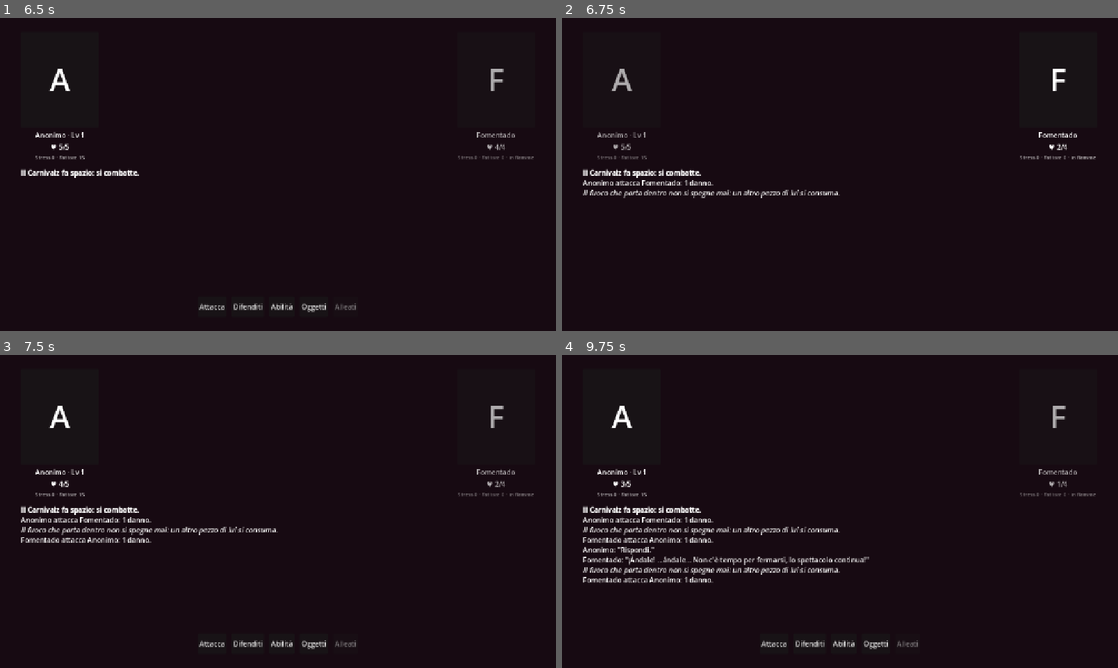
Above: before the commit, frames 1-4 (two rows, left to right).
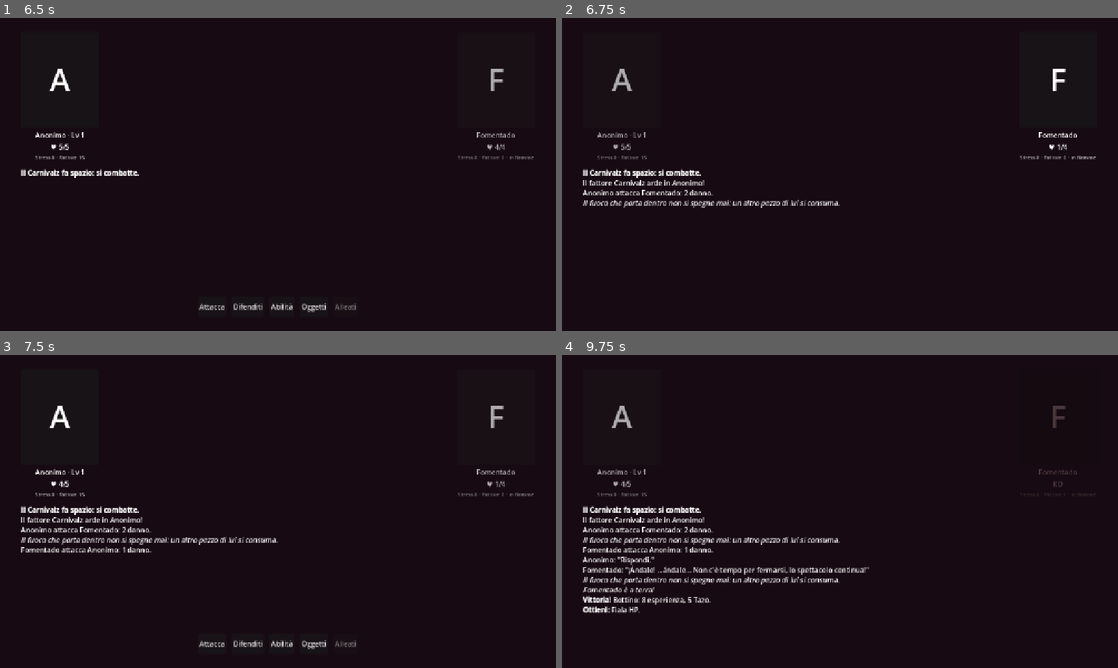
Above: after the commit, the same moments.

Repository: Rio-Chico-Devs/Carnivalz
Game: Godot game, scene res://scenes/Menu.tscn
The game is run twice, just before and just after one commit, with the same random seed, the same clock (stepped at 60 frames per second) and the same inputs.
Inputs (mouse positions are in pixels of both pictures, inside the frame that each line leads up to):
- Up to frame 1 (6.5 s): click "Gioca" at 0.5 s; click "!" at 1.25 s; click "☉ Scendi nel Carnivalz" at 2 s; click "Inizia il Carnivalz" at 2.75 s; click "Taglia per le dune" at 3.5 s; click "Fruga tra i resti" at 4.25 s; click "Spegnile a una a una, e respi…" at 5 s; click "Affrontala" at 5.75 s
- Up to frame 2 (6.75 s): click "Attacca" at 6.5 s
- Up to frame 3 (7.5 s): tap Enter at 7.25 s; move the mouse to (400, 495) at 7.27 s; click (400, 495) at 7.42 s
- Up to frame 4 (9.75 s): click "Abilità" at 8 s; click "Studia" at 8.75 s; tap Space at 9.5 s; move the mouse to (728, 527) at 9.52 s; click (728, 527) at 9.67 s

Frame 1 is identical in both runs. In frame 2, 1.3% of the frame differs, in the area x 3-90%, y 40-61%; in frame 3, 1.6%; in frame 4, 4.7%, in the area x 3-96%, y 16-94%.

Commit message:
Aggiunge critico, Slaughter, provocazione e un motore generico di stati/resistenze
- data/stati.json: nuovi stati generici (veleno, decomposizione, congelamento, sonno, egocentrismo, demotivazione contagiosa, berserk, confusione, rapidita/lentezza, maledizione)
- Ogni personaggio puo' dichiarare "resistenze" per stress/stato/elemento: immune, ipersensibile, o invertito (solo stress/morale)
- Maledizione ridefinita come countdown alla morte (9 turni, si accorcia di 1 a stack) al posto del vecchio contatore persistente su GameState (rimosso: non aveva piu' senso con la nuova meccanica)
- Nuovo sistema di critico basato sullo stress del bersaglio, e Slaughter: KO istantaneo a bassissima probabilita' con overlay a schermo intero (placeholder in attesa degli asset)
- Nuova abilita' Provocazione (classe Fanatico, aggiunta a classes.json) che forza i nemici a colpire chi provoca
- README.md e docs/storia.md aggiornati con i nuovi sistemi, Vega/Sally/Fanatico come design notes, e l'elenco di personalita'/elementi

Co-Authored-By: Claude Sonnet 5 <noreply@anthropic.com>
Claude-Session: https://claude.ai/code/session_01AE7uzpDH1Lo1PHb29aXJxZ

Diff:
--- a/data/classes.json
+++ b/data/classes.json
@@ -49,6 +49,20 @@
 			"fattore_base": 10,
 			"abilita": ["scasso", "trappole"],
 			"ritratto": "res://art/personaggi/guastatore.png"
+		},
+		{
+			"id": "fanatico",
+			"nome": "Fanatico",
+			"hp": 9,
+			"attacco": 1,
+			"difesa": 3,
+			"velocita": 2,
+			"psiche": "concentrazione",
+			"fattore_base": 10,
+			"personalita": "inamovibile",
+			"resistenze": { "stress": "immune", "psico": "ipersensibile" },
+			"abilita": ["provocazione"],
+			"ritratto": "res://art/personaggi/fanatico.png"
 		}
 	]
 }
--- a/data/regole.json
+++ b/data/regole.json
@@ -25,5 +25,14 @@
 	"xp_esponente": 1.5,
 	"livello_massimo": 130,
 	"livello_ostico": 100,
-	"moltiplicatore_ostico": 5
+	"moltiplicatore_ostico": 5,
+	"critico_chance_base": 0.05,
+	"critico_bonus_per_stress": 0.15,
+	"critico_moltiplicatore": 1.5,
+	"critico_riduzione_difesa": 0.5,
+	"slaughter_probabilita_base": 0.01,
+	"maledizione_countdown_iniziale": 9,
+	"maledizione_accelerazione_per_stack": 1,
+	"salta_turno_durata_massima": 3,
+	"forza_azione_durata": 2
 }
--- /dev/null
+++ b/data/stati.json
@@ -0,0 +1,15 @@
+{
+	"stati": {
+		"veleno": { "nome": "Veleno", "categoria": "debuff", "tipo": "dot_crescente", "testo_turno": "Il veleno si diffonde: peggiora ancora." },
+		"decomposizione": { "nome": "Decomposizione", "categoria": "debuff", "tipo": "dot_condizionale", "testo_turno": "La decomposizione avanza, punita da ogni colpo sferrato." },
+		"congelamento": { "nome": "Congelamento", "categoria": "debuff", "tipo": "salta_turno", "testo_applicazione": "si blocca, congelato." },
+		"sonno": { "nome": "Sonno", "categoria": "debuff", "tipo": "salta_turno", "testo_applicazione": "cade addormentato." },
+		"egocentrismo": { "nome": "Egocentrismo", "categoria": "debuff", "tipo": "salta_turno", "testo_applicazione": "è troppo preso da se stesso per agire." },
+		"demotivazione": { "nome": "Demotivazione", "categoria": "debuff", "tipo": "salta_turno", "contagiosa": true, "testo_applicazione": "perde ogni motivazione, e la sensazione si allarga al resto della squadra." },
+		"berserk": { "nome": "Berserk", "categoria": "debuff", "tipo": "forza_attacco", "testo_applicazione": "perde il controllo: può solo attaccare." },
+		"confusione": { "nome": "Confusione", "categoria": "debuff", "tipo": "colpisci_a_caso", "testo_applicazione": "è confuso: potrebbe colpire chiunque." },
+		"rapidita": { "nome": "Rapidità", "categoria": "buff", "tipo": "velocita", "valore": 2 },
+		"lentezza": { "nome": "Lentezza", "categoria": "debuff", "tipo": "velocita", "valore": -2 },
+		"maledizione": { "nome": "Maledizione", "categoria": "debuff", "tipo": "countdown", "testo_applicazione": "viene maledetto." }
+	}
+}
--- a/scripts/Combattimento.gd
+++ b/scripts/Combattimento.gd
@@ -44,6 +44,12 @@
 var conteggio_frenesia := 0
 var turni_afflitto := 0
 var bersaglio_extra_sbloccato := false
+
+# Stati generici (veleno, congelamento, berserk, maledizione...): vedi
+# data/stati.json. Provocazione: un compagno forza i nemici a colpire lui.
+var bersaglio_provocazione: Dictionary = {}
+var turni_provocazione := 0
+var ultima_azione_offensiva := false
 
 func _ready() -> void:
 	for id_classe in GameState.party:
@@ -124,7 +130,6 @@
 		"psiche": String(dati.get("psiche", "")),
 		"fattore": int(dati.get("fattore_base", 0)),
 		"stress": GameState.stress_di(id_personaggio) if giocatore else 0,
-		"maledizione": GameState.maledizione_di(id_personaggio) if giocatore else 0,
 		"xp": int(dati.get("xp", 10)),
 		"tazo": int(dati.get("tazo", 0)),
 		"carta": dati.get("carta", {}),
@@ -134,6 +139,7 @@
 		"peso_attacco_normale": int(dati.get("peso_attacco_normale", 4)),
 		"giocatore": giocatore,
 		"stati": [],
+		"stati_attivi": {},
 		"buffs": [],
 		"volte_studiato": 0,
 		"combustione": combustione,
@@ -172,9 +178,12 @@
 
 func esegui_scontro() -> void:
 	while in_corso:
-		# il cedimento cambia le velocita': l'iniziativa si ricalcola a ogni giro
+		# il cedimento (e ora rapidita'/lentezza) cambiano la velocita':
+		# l'iniziativa si ricalcola a ogni giro
 		combattenti.sort_custom(func(a, b):
-			return a.indice < b.indice if a.velocita == b.velocita else a.velocita > b.velocita)
+			var va := velocita_effettiva(a)
+			var vb := velocita_effettiva(b)
+			return a.indice < b.indice if va == vb else va > vb)
 		for combattente in combattenti.duplicate():
 			if not in_corso:
 				break
@@ -189,6 +198,8 @@
 				await esegui_turno(combattente)
 		if in_corso:
 			aggiorna_speranza(int(GameState.regole.get("speranza_per_giro", 2)))
+			if turni_provocazione > 0:
+				turni_provocazione -= 1
 	await get_tree().create_timer(1.4).timeout
 	_esci()
 
@@ -199,24 +210,46 @@
 		applica_combustione(attaccante)
 		if attaccante.hp <= 0:
 			return  # bruciato prima di poter agire
+	if risolvi_stati_a_inizio_turno(attaccante):
+		return  # il turno salta per uno stato (congelamento, sonno, egocentrismo, demotivazione) o la maledizione lo uccide
+	ultima_azione_offensiva = false
 	if attaccante.giocatore:
 		attaccante_corrente = attaccante
-		mostra_azioni()
-		var azione: Dictionary = await azione_scelta
-		match azione.get("tipo", ""):
-			"attacca":
-				attacca(attaccante, azione.bersaglio)
-			"difendi":
-				difendi(attaccante)
-			"studia":
-				studia(attaccante)
-			"oggetto":
-				usa_oggetto(attaccante, azione.id)
-			"alleato":
-				usa_alleato(azione.id)
+		if ha_stato_attivo(attaccante, "berserk"):
+			scrivi("[i]%s ha perso il controllo: può solo attaccare.[/i]" % attaccante.nome)
+			var nemici := vivi(false)
+			if not nemici.is_empty():
+				attacca(attaccante, nemici[GameState.rng.randi_range(0, nemici.size() - 1)])
+		else:
+			mostra_azioni()
+			var azione: Dictionary = await azione_scelta
+			var bersaglio_scelto: Dictionary = azione.get("bersaglio", {})
+			if azione.get("tipo", "") == "attacca" and ha_stato_attivo(attaccante, "confusione") \
+					and GameState.rng.randf() < 0.5:
+				var chiunque: Array[Dictionary] = []
+				for c in vivi(true) + vivi(false):
+					if c.indice != attaccante.indice:
+						chiunque.append(c)
+				if not chiunque.is_empty():
+					bersaglio_scelto = chiunque[GameState.rng.randi_range(0, chiunque.size() - 1)]
+					scrivi("[i]%s è confuso e colpisce %s per sbaglio![/i]" % [attaccante.nome, bersaglio_scelto.nome])
+			match azione.get("tipo", ""):
+				"attacca":
+					attacca(attaccante, bersaglio_scelto)
+				"difendi":
+					difendi(attaccante)
+				"studia":
+					studia(attaccante)
+				"oggetto":
+					usa_oggetto(attaccante, azione.id)
+				"alleato":
+					usa_alleato(azione.id)
+				"provoca":
+					provoca(attaccante)
 	else:
 		await get_tree().create_timer(0.8).timeout
 		turno_nemico(attaccante)
+	risolvi_dot_condizionale(attaccante, ultima_azione_offensiva)
 	var passo := int(GameState.regole.get("stress_per_fattore", 25))
 	var costo := floori(attaccante.fattore / float(maxi(passo, 1)))
 	if costo > 0:
@@ -257,6 +290,8 @@
 func _menu_abilita() -> void:
 	pulisci_azioni()
 	bottone_azione("Studia", _scegli.bind({"tipo": "studia"}))
+	if "provocazione" in GameState.classi.get(attaccante_corrente.id, {}).get("abilita", []):
+		bottone_azione("Provoca", _scegli.bind({"tipo": "provoca"}))
 	bottone_azione("Indietro", mostra_azioni)
 
 func _menu_oggetti() -> void:
@@ -380,6 +415,18 @@
 	oggetto.tazo = 0
 	aggiorna_scheda(oggetto)
 
+func provoca(chi: Dictionary) -> void:
+	bersaglio_provocazione = chi
+	turni_provocazione = int(GameState.regole.get("forza_azione_durata", 2))
+	scrivi("[i]%s si mette in mostra: i nemici non vedono altro che lui.[/i]" % chi.nome)
+
+func bersaglio_giocatore_casuale() -> Dictionary:
+	# la provocazione forza i nemici a colpire chi ha provocato, finche' dura
+	if not bersaglio_provocazione.is_empty() and turni_provocazione > 0 and bersaglio_provocazione.hp > 0:
+		return bersaglio_provocazione
+	var possibili := vivi(true)
+	return possibili[GameState.rng.randi_range(0, possibili.size() - 1)] if not possibili.is_empty() else {}
+
 func primo_nemico() -> Dictionary:
 	# la fonte ha la precedenza, altrimenti il primo nemico vivo
 	for combattente in vivi(false):
@@ -446,16 +493,13 @@
 			if estratto <= 0:
 				esegui_mossa(nemico, mossa)
 				return
-	var possibili := vivi(true)
-	attacca(nemico, possibili[GameState.rng.randi_range(0, possibili.size() - 1)])
+	attacca(nemico, bersaglio_giocatore_casuale())
 
 func esegui_mossa(nemico: Dictionary, mossa: Dictionary) -> void:
 	scrivi("[i]%s[/i]" % mossa.get("testo", ""))
 	match mossa.get("tipo", ""):
 		"attacco_forte":
-			var possibili := vivi(true)
-			attacca(nemico, possibili[GameState.rng.randi_range(0, possibili.size() - 1)],
-					int(mossa.get("valore", nemico.attacco)))
+			attacca(nemico, bersaglio_giocatore_casuale(), int(mossa.get("valore", nemico.attacco)))
 		"incendia":
 			# appicca il fuoco a un membro del party a caso: da qui in poi
 			# brucia a ogni suo turno, come la combustione dei nemici
@@ -479,8 +523,7 @@
 				GameState.modifica_legame(int(mossa.legame))
 			if mossa.has("maledizione"):
 				for bersaglio in vivi(true):
-					bersaglio.maledizione = maxi(int(bersaglio.maledizione) + int(mossa.maledizione), 0)
-					aggiorna_scheda(bersaglio)
+					applica_stato(bersaglio, "maledizione", int(mossa.maledizione))
 		"autolesione":
 			# si ferisce da sola: il dolore riverbera sullo stress della squadra
 			nemico.hp = maxi(nemico.hp - int(mossa.get("valore", 1)), 0)
@@ -492,8 +535,7 @@
 				GameState.modifica_legame(int(mossa.legame))
 			if mossa.has("maledizione"):
 				for bersaglio in vivi(true):
-					bersaglio.maledizione = maxi(int(bersaglio.maledizione) + int(mossa.maledizione), 0)
-					aggiorna_scheda(bersaglio)
+					applica_stato(bersaglio, "maledizione", int(mossa.maledizione))
 			if nemico.hp <= 0:
 				_su_ko(nemico)
 		"buff_difesa":
@@ -517,8 +559,7 @@
 			var alleati := vivi_alleati_di(nemico)
 			if alleati.is_empty():
 				scrivi("[i]Non ha nessuno da sacrificare, per ora. Colpisce lui stesso.[/i]")
-				var possibili := vivi(true)
-				attacca(nemico, possibili[GameState.rng.randi_range(0, possibili.size() - 1)])
+				attacca(nemico, bersaglio_giocatore_casuale())
 			else:
 				var vittima: Dictionary = alleati[GameState.rng.randi_range(0, alleati.size() - 1)]
 				scrivi("[i]%s lo colpisce lui stesso, senza esitare.[/i]" % nemico.nome)
@@ -563,6 +604,128 @@
 	if combattente.hp <= 0:
 		_su_ko(combattente)
 
+# --- stati generici (data/stati.json): veleno, congelamento, sonno,
+# egocentrismo, demotivazione (contagiosa), berserk, confusione, rapidita'/
+# lentezza, maledizione. Ogni personaggio puo' dichiarare nei dati una chiave
+# "resistenze" (es. {"stress": "invertito", "oscuro": "ipersensibile"}):
+# "immune" annulla lo stato, "ipersensibile" lo amplifica, "invertito" (solo
+# per stress) ne capovolge l'effetto. Assente = "normale".
+
+func resistenza_di(combattente: Dictionary, chiave: String) -> String:
+	var dati: Dictionary = GameState.personaggi.get(combattente.id, {})
+	return String(dati.get("resistenze", {}).get(chiave, "normale"))
+
+func ha_stato_attivo(combattente: Dictionary, id_stato: String) -> bool:
+	return combattente.stati_attivi.has(id_stato)
+
+func applica_stato(bersaglio: Dictionary, id_stato: String, valore := 1) -> void:
+	var resistenza := resistenza_di(bersaglio, id_stato)
+	if resistenza == "immune":
+		return
+	var amplificato := resistenza == "ipersensibile"
+	var info_stato: Dictionary = GameState.stati.get(id_stato, {})
+	var tipo := String(info_stato.get("tipo", ""))
+	match tipo:
+		"countdown":
+			var attivo: Dictionary = bersaglio.stati_attivi.get(id_stato, {})
+			if attivo.is_empty():
+				var iniziale := int(GameState.regole.get("maledizione_countdown_iniziale", 9))
+				bersaglio.stati_attivi[id_stato] = {"turni_rimasti": iniziale}
+				scrivi("[b]%s %s[/b]" % [bersaglio.nome, info_stato.get("testo_applicazione", "viene colpito da una forza oscura.")])
+			else:
+				var accelerazione := int(GameState.regole.get("maledizione_accelerazione_per_stack", 1))
+				if amplificato:
+					accelerazione *= 2
+				attivo.turni_rimasti = maxi(int(attivo.turni_rimasti) - accelerazione, 1)
+		"salta_turno", "forza_attacco", "colpisci_a_caso":
+			var durata: int
+			if tipo == "salta_turno":
+				durata = GameState.rng.randi_range(1, int(GameState.regole.get("salta_turno_durata_massima", 3)))
+			else:
+				durata = int(GameState.regole.get("forza_azione_durata", 2))
+			if amplificato:
+				durata += 1
+			bersaglio.stati_attivi[id_stato] = {"turni_rimasti": durata}
+			scrivi("[i]%s %s[/i]" % [bersaglio.nome, info_stato.get("testo_applicazione", "subisce uno stato.")])
+			if info_stato.get("contagiosa", false):
+				for altro in vivi(bersaglio.giocatore):
+					if altro.indice != bersaglio.indice and resistenza_di(altro, id_stato) != "immune":
+						altro.stati_attivi[id_stato] = {"turni_rimasti": durata}
+						scrivi("[i]%s ne è contagiato.[/i]" % altro.nome)
+		"dot_crescente":
+			var attivo2: Dictionary = bersaglio.stati_attivi.get(id_stato, {})
+			var base := int(valore) * (2 if amplificato else 1)
+			bersaglio.stati_attivi[id_stato] = {"danno": int(attivo2.get("danno", 0)) + base}
+		"dot", "dot_condizionale":
+			bersaglio.stati_attivi[id_stato] = {"danno": int(valore) * (2 if amplificato else 1)}
+		"velocita":
+			bersaglio.stati_attivi[id_stato] = {"valore": int(info_stato.get("valore", 0))}
+	aggiorna_scheda(bersaglio)
+
+func velocita_effettiva(combattente: Dictionary) -> int:
+	var totale: int = int(combattente.velocita)
+	for id_stato in ["rapidita", "lentezza"]:
+		if combattente.stati_attivi.has(id_stato):
+			totale += int(GameState.stati.get(id_stato, {}).get("valore", 0))
+	return maxi(totale, 0)
+
+func risolvi_stati_a_inizio_turno(combattente: Dictionary) -> bool:
+	# esegue countdown/salta-turno/dot a inizio turno; ritorna true se il
+	# turno va saltato (congelamento, sonno, egocentrismo, demotivazione) o
+	# se il personaggio muore prima di poter agire (maledizione, veleno)
+	var salta := false
+	for id_stato in combattente.stati_attivi.keys().duplicate():
+		var attivo: Dictionary = combattente.stati_attivi[id_stato]
+		var info_stato: Dictionary = GameState.stati.get(id_stato, {})
+		match String(info_stato.get("tipo", "")):
+			"countdown":
+				attivo.turni_rimasti = int(attivo.turni_rimasti) - 1
+				if int(attivo.turni_rimasti) <= 0:
+					scrivi("[b]La maledizione si compie: %s non resiste oltre.[/b]" % combattente.nome)
+					combattente.hp = 0
+					aggiorna_scheda(combattente)
+					_su_ko(combattente)
+					return true
+			"salta_turno":
+				scrivi("[i]%s non riesce ad agire: %s.[/i]" % [combattente.nome, String(info_stato.get("nome", id_stato))])
+				salta = true
+				attivo.turni_rimasti = int(attivo.turni_rimasti) - 1
+				if int(attivo.turni_rimasti) <= 0:
+					combattente.stati_attivi.erase(id_stato)
+			"forza_attacco", "colpisci_a_caso":
+				attivo.turni_rimasti = int(attivo.turni_rimasti) - 1
+				if int(attivo.turni_rimasti) <= 0:
+					combattente.stati_attivi.erase(id_stato)
+			"dot", "dot_crescente":
+				var danno := int(attivo.get("danno", 1))
+				combattente.hp = maxi(combattente.hp - danno, 0)
+				scrivi("[i]%s: %s[/i]" % [combattente.nome, String(info_stato.get("testo_turno", "Il male si fa sentire ancora."))])
+				if String(info_stato.get("tipo", "")) == "dot_crescente":
+					attivo.danno = danno + 1
+				aggiorna_scheda(combattente)
+				if combattente.hp <= 0:
+					_su_ko(combattente)
+					return true
+	return salta
+
+func risolvi_dot_condizionale(combattente: Dictionary, azione_offensiva: bool) -> void:
+	# la decomposizione fa danno solo se il personaggio ha scelto un'azione
+	# offensiva quel turno; difendersi o studiare la evita
+	if combattente.hp <= 0 or not azione_offensiva:
+		return
+	for id_stato in combattente.stati_attivi.keys().duplicate():
+		var info_stato: Dictionary = GameState.stati.get(id_stato, {})
+		if String(info_stato.get("tipo", "")) != "dot_condizionale":
+			continue
+		var attivo: Dictionary = combattente.stati_attivi[id_stato]
+		var danno := int(attivo.get("danno", 1))
+		combattente.hp = maxi(combattente.hp - danno, 0)
+		scrivi("[i]%s: %s[/i]" % [combattente.nome, String(info_stato.get("testo_turno", "Il male si fa sentire ancora."))])
+		aggiorna_scheda(combattente)
+		if combattente.hp <= 0:
+			_su_ko(combattente)
+			return
+
 # --- risoluzione dei colpi ---
 
 func difesa_di(combattente: Dictionary) -> int:
@@ -582,6 +745,9 @@
 	aggiorna_scheda(combattente)
 
 func attacca(attaccante: Dictionary, bersaglio: Dictionary, valore_attacco := -1) -> void:
+	ultima_azione_offensiva = true
+	if tenta_slaughter(attaccante, bersaglio):
+		return
 	var danno: int
 	if valore_attacco >= 0:
 		danno = valore_attacco  # mossa a valore fisso (es. faena, gran finale)
@@ -594,7 +760,12 @@
 	if fattore_attivo(attaccante) and GameState.rng.randf() < attaccante.fattore / 100.0:
 		danno += 1
 		scrivi("Il fattore Carnivalz arde in %s!" % attaccante.nome)
-	danno -= difesa_di(bersaglio)
+	var difesa_bersaglio: float = float(difesa_di(bersaglio))
+	var critico := tenta_critico(bersaglio)
+	if critico:
+		danno = int(round(danno * float(GameState.regole.get("critico_moltiplicatore", 1.5))))
+		difesa_bersaglio *= 1.0 - float(GameState.regole.get("critico_riduzione_difesa", 0.5))
+	danno -= int(difesa_bersaglio)
 	if ha_stato_con_effetto(bersaglio, "difesa_giu"):
 		danno += int(GameState.regole.get("malus_danno_depressione", 1))
 	danno = maxi(danno, 0)
@@ -614,7 +785,10 @@
 			aggiorna_speranza(int(GameState.regole.get("speranza_per_colpo_subito", 3)))
 		return
 	bersaglio.hp = maxi(bersaglio.hp - danno, 0)
-	scrivi("%s attacca %s: %d danno." % [attaccante.nome, bersaglio.nome, danno])
+	if critico:
+		scrivi("[b]Colpo critico![/b] %s attacca %s: %d danno." % [attaccante.nome, bersaglio.nome, danno])
+	else:
+		scrivi("%s attacca %s: %d danno." % [attaccante.nome, bersaglio.nome, danno])
 	aggiorna_scheda(bersaglio)
 	if not bersaglio.giocatore:
 		verifica_innesco_frenesia(bersaglio)
@@ -622,6 +796,56 @@
 		_su_ko(bersaglio)
 	elif bersaglio.giocatore:
 		aggiorna_speranza(int(GameState.regole.get("speranza_per_colpo_subito", 3)))
+
+func tenta_critico(bersaglio: Dictionary) -> bool:
+	# lo stress alza la probabilita' di subire un critico; per chi ha una
+	# resistenza "invertita" (es. Sally) vale il contrario, per chi e' immune
+	# allo stress non conta nulla
+	var resistenza := resistenza_di(bersaglio, "stress")
+	var bonus_stress := float(bersaglio.stress) / 100.0 * float(GameState.regole.get("critico_bonus_per_stress", 0.15))
+	if resistenza == "invertito":
+		bonus_stress = -bonus_stress
+	elif resistenza == "immune":
+		bonus_stress = 0.0
+	var chance := clampf(float(GameState.regole.get("critico_chance_base", 0.05)) + bonus_stress, 0.0, 1.0)
+	return GameState.rng.randf() < chance
+
+func tenta_slaughter(attaccante: Dictionary, bersaglio: Dictionary) -> bool:
+	# probabilita' bassissima di KO istantaneo, anche su un attacco normale;
+	# chi trae forza dallo stress (resistenza "invertita") o ne e' immune non puo' essere finito cosi'
+	if bersaglio.hp <= 0:
+		return false
+	var resistenza := resistenza_di(bersaglio, "stress")
+	if resistenza == "immune" or resistenza == "invertito":
+		return false
+	if GameState.rng.randf() >= float(GameState.regole.get("slaughter_probabilita_base", 0.01)):
+		return false
+	scrivi("[b]SLAUGHTER![/b] %s attacca %s, e non si rialzerà." % [attaccante.nome, bersaglio.nome])
+	bersaglio.hp = 0
+	aggiorna_scheda(bersaglio)
+	mostra_slaughter(bersaglio)  # animazione a parte: non blocca la risoluzione del colpo
+	if not bersaglio.giocatore:
+		verifica_innesco_frenesia(bersaglio)
+	_su_ko(bersaglio)
+	return true
+
+func mostra_slaughter(bersaglio: Dictionary) -> void:
+	# overlay a schermo intero con l'illustrazione e la scritta "SLAUGHTER"
+	# (art/fx/slaughter.png, ancora da disegnare): appare e sparisce in fade,
+	# senza mettere in pausa il combattimento
+	var overlay := TextureRect.new()
+	if ResourceLoader.exists("res://art/fx/slaughter.png"):
+		overlay.texture = load("res://art/fx/slaughter.png")
+	overlay.stretch_mode = TextureRect.STRETCH_KEEP_ASPECT_CENTERED
+	overlay.set_anchors_preset(Control.PRESET_FULL_RECT)
+	overlay.mouse_filter = Control.MOUSE_FILTER_IGNORE
+	overlay.modulate = Color(1, 1, 1, 0)
+	add_child(overlay)
+	var tween := create_tween()
+	tween.tween_property(overlay, "modulate:a", 1.0, 0.2)
+	tween.tween_interval(0.6)
+	tween.tween_property(overlay, "modulate:a", 0.0, 0.4)
+	tween.tween_callback(overlay.queue_free)
 
 func colpisci_diretto(bersaglio: Dictionary, danno: int) -> void:
 	# oggetti e assist ignorano le difese
@@ -760,8 +984,14 @@
 		dettagli += " · sopraffatto"
 	if combattente.get("in_fiamme", false):
 		dettagli += " · in fiamme"
-	if int(combattente.get("maledizione", 0)) > 0:
-		dettagli += " · Maledizione %d" % int(combattente.maledizione)
+	for id_stato in combattente.stati_attivi:
+		var info_stato: Dictionary = GameState.stati.get(id_stato, {})
+		var nome_stato: String = String(info_stato.get("nome", id_stato))
+		var attivo: Dictionary = combattente.stati_attivi[id_stato]
+		if attivo.has("turni_rimasti"):
+			dettagli += " · %s (%d)" % [nome_stato, int(attivo.turni_rimasti)]
+		else:
+			dettagli += " · %s" % nome_stato
 	if combattente.psiche in combattente.stati:
 		dettagli += " · " + String(GameState.psichi.get(combattente.psiche, {}).get("nome", combattente.psiche))
 	combattente.etichetta_extra.text = dettagli
@@ -775,8 +1005,6 @@
 		if combattente.giocatore:
 			GameState.modifica_stress(combattente.id,
 					combattente.stress - GameState.stress_di(combattente.id))
-			GameState.modifica_maledizione(combattente.id,
-					int(combattente.maledizione) - GameState.maledizione_di(combattente.id))
 	# le destinazioni vanno lette PRIMA di premia/annulla, che le azzerano
 	var dopo_vittoria := GameState.nodo_se_vinci
 	var dopo_vittoria_eroe := GameState.nodo_se_vinci_eroe
--- a/scripts/GameState.gd
+++ b/scripts/GameState.gd
@@ -14,6 +14,7 @@
 const PERCORSO_DIALOGHI := "res://data/dialoghi.json"
 const PERCORSO_AUDIO := "res://data/audio.json"
 const PERCORSO_STUDIO := "res://data/studio.json"
+const PERCORSO_STATI := "res://data/stati.json"
 const PERCORSO_SALVATAGGIO := "user://salvataggio.json"
 
 # Unica fonte di casualità del gioco: sempre seedata, per determinismo
@@ -30,6 +31,7 @@
 var dialoghi: Dictionary = {}        # id nodo -> battuta di un compagno (lore, sblocchi)
 var audio: Dictionary = {}           # config musica (chiavi -> percorsi)
 var domande_studio_generiche: Array = []  # pool di domande per Studia sui nemici comuni
+var stati: Dictionary = {}                # id stato -> definizione generica (tipo, contagiosa, ...)
 var musica_ambiente: String = ""     # traccia della scena eventi corrente (frattura/campagna)
 var id_protagonista: String = ""
 
@@ -38,7 +40,6 @@
 var livelli: Dictionary = {}              # id classe -> livello (default 1)
 var xp: Dictionary = {}                   # id classe -> xp verso il prossimo livello
 var stress: Dictionary = {}               # id classe -> 0..100
-var maledizione: Dictionary = {}          # id classe -> contatore, si accumula +1 per volta
 var legame: int = 0                       # 0..100, respira di continuo
 
 # Inventario a slot: solo la sacca ha un limite ed è spendibile in combattimento
@@ -81,6 +82,7 @@
 	carica_dialoghi()
 	carica_audio()
 	carica_studio()
+	carica_stati()
 	nuova_partita()
 
 func imposta_seed(nuovo_seed: int) -> void:
@@ -148,6 +150,10 @@
 	var dati: Variant = carica_json(PERCORSO_STUDIO)
 	domande_studio_generiche = dati.get("domande_generiche", []) if dati is Dictionary else []
 
+func carica_stati() -> void:
+	var dati: Variant = carica_json(PERCORSO_STATI)
+	stati = dati.get("stati", {}) if dati is Dictionary else {}
+
 func domanda_studio_casuale() -> String:
 	# per i nemici comuni: la domanda del giocatore e' pescata a caso da un
 	# pool condiviso. Le risposte restano scritte per ogni personaggio;
@@ -166,7 +172,6 @@
 	livelli.clear()
 	xp.clear()
 	stress.clear()
-	maledizione.clear()
 	studiati.clear()
 	sacca.clear()
 	collezionabili.clear()
@@ -214,12 +219,6 @@
 func modifica_stress(id_classe: String, quantita: int) -> void:
 	stress[id_classe] = clampi(stress_di(id_classe) + quantita, 0, 100)
 
-func maledizione_di(id_classe: String) -> int:
-	return int(maledizione.get(id_classe, 0))
-
-func modifica_maledizione(id_classe: String, quantita: int) -> void:
-	maledizione[id_classe] = maxi(maledizione_di(id_classe) + quantita, 0)
-
 func modifica_legame(quantita: int) -> void:
 	legame = clampi(legame + quantita, 0, 100)
 
@@ -414,7 +413,6 @@
 		"livelli": livelli,
 		"xp": xp,
 		"stress": stress,
-		"maledizione": maledizione,
 		"sacca": sacca,
 		"collezionabili": collezionabili,
 		"chiavi": chiavi,
@@ -447,7 +445,6 @@
 	livelli = d.get("livelli", {})
 	xp = d.get("xp", {})
 	stress = d.get("stress", {})
-	maledizione = d.get("maledizione", {})
 	sacca = _lista_str(d.get("sacca", []))
 	collezionabili = _lista_str(d.get("collezionabili", []))
 	chiavi = _lista_str(d.get("chiavi", []))
Not shown, changed: README.md
Not shown, changed: docs/storia.md
